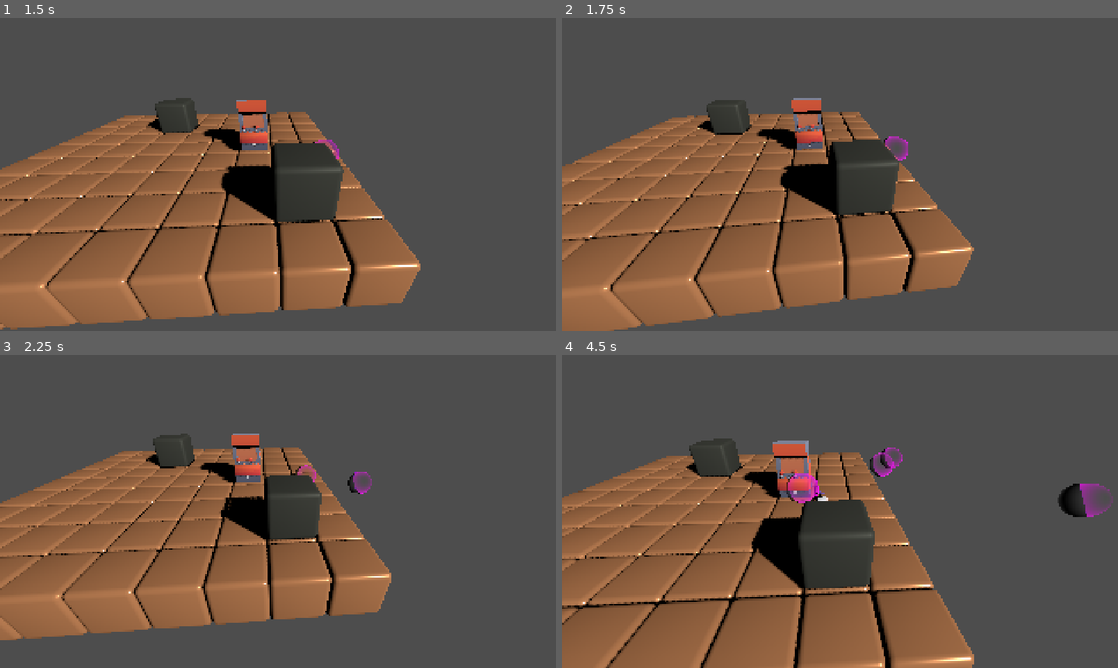
Above: before the commit, frames 1-4 (two rows, left to right).
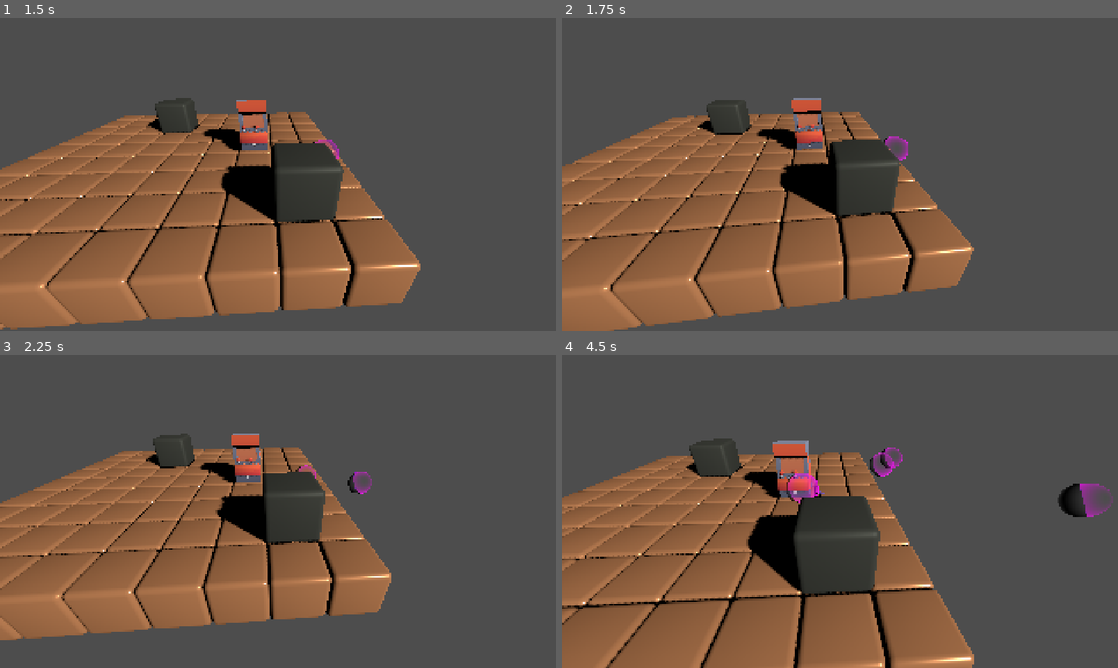
Above: after the commit, the same moments.

Repository: balidani/BobaPop
Game: Godot game, scene res://scenes/main.tscn
Same seed, same stepped clock (60 frames per second), same inputs: the game is played once before the commit and once after it.
Inputs:
- Up to frame 1 (1.5 s): hold D (move_right) 0.53-1.28 s; tap Down (camera_down) at 0.6 s; tap Space (jump) at 0.77 s; hold S (move_back) from 1.28 s (still down); tap Left (camera_left) at 1.35 s
- Up to frame 2 (1.75 s): keep holding S (move_back); tap Space (jump) at 1.52 s
- Up to frame 3 (2.25 s): release S (move_back) at 2.03 s; hold D (move_right) from 2.03 s (still down); tap Right (camera_right) at 2.1 s
- Up to frame 4 (4.5 s): release D (move_right) at 2.78 s; hold W (move_forward) 2.78-3.53 s; tap Up (camera_up) at 2.85 s; tap Space (jump) at 3.02, 3.77 s; hold A (move_left) from 3.53 s (still down); tap Down (camera_down) at 3.6 s; tap Left (camera_left) at 4.35 s

Frame 1 is identical in both runs. In frame 2, 0.2% of the frame differs, in the area x 39-61%, y 38-64%; in frame 3, 0.6%; in frame 4, 1.2%, in the area x 33-58%, y 45-78%.
Error after the commit: Parse Error: Could not find type "SiONDriver" in the current scope. (res://src/synth/MusicPlayer.gd:46)

Commit message:
Use synth in the world

Diff:
--- a/project.godot
+++ b/project.godot
@@ -21,6 +21,7 @@
 [autoload]
 
 Audio="*res://scripts/audio.gd"
+Synth="*res://scripts/synth.gd"
 
 [display]
 
--- a/scenes/main.tscn
+++ b/scenes/main.tscn
@@ -1,7 +1,16 @@
-[gd_scene load_steps=2 format=3 uid="uid://bqqgyqafm7xwp"]
+[gd_scene load_steps=3 format=3 uid="uid://bqqgyqafm7xwp"]
 
-[ext_resource type="PackedScene" path="res://src/isometric_main/CharacterMain.tscn" id="1_85ukx"]
+[ext_resource type="PackedScene" uid="uid://bwb6lhd0cj5ck" path="res://src/isometric_main/CharacterMain.tscn" id="1_85ukx"]
+
+[sub_resource type="GDScript" id="GDScript_oby3i"]
+script/source = "extends Node3D
+
+# Called every frame. 'delta' is the elapsed time since the previous frame.
+func _process(delta: float) -> void:
+	pass
+"
 
 [node name="Main" type="Node3D"]
 
 [node name="IsometricMain" parent="." instance=ExtResource("1_85ukx")]
+script = SubResource("GDScript_oby3i")
--- /dev/null
+++ b/scripts/synth.gd
@@ -0,0 +1,14 @@
+extends Node
+
+var player: MusicPlayer
+
+# Called when the node enters the scene tree for the first time.
+func _ready() -> void:
+
+	player = MusicPlayer.new(self)
+	player.initialize()
+	player.start_streaming()
+	player.change_filter(2)
+	player.change_filter_power(20)
+
+	player.change_instrument(9)
--- a/src/isometric_main/CharacterMain.tscn
+++ b/src/isometric_main/CharacterMain.tscn
@@ -1,5 +1,6 @@
-[gd_scene load_steps=6 format=3 uid="uid://bwb6lhd0cj5ck"]
-
+[gd_scene load_steps=7 format=3 uid="uid://bwb6lhd0cj5ck"]
+
+[ext_resource type="Script" path="res://src/isometric_main/character_main.gd" id="1_54aih"]
 [ext_resource type="PackedScene" uid="uid://cmd8l7xjwjon3" path="res://src/tile_obstacle/tile_obstacle.tscn" id="1_xxr6a"]
 [ext_resource type="PackedScene" uid="uid://b6grmbjqf822v" path="res://src/tile_default/tile_default.tscn" id="2_8d666"]
 [ext_resource type="PackedScene" uid="uid://bw6l3nhchpkjs" path="res://src/repeater_obstacle/repeater_obstacle.tscn" id="2_i7208"]
@@ -7,6 +8,7 @@
 [ext_resource type="Script" path="res://scripts/view.gd" id="4_6qmwc"]
 
 [node name="IsometricMain" type="Node3D"]
+script = ExtResource("1_54aih")
 
 [node name="DirectionalLight3D" type="DirectionalLight3D" parent="."]
 transform = Transform3D(0.707107, -0.353553, 0.612372, 0, 0.866026, 0.5, -0.707107, -0.353553, 0.612372, 0, 6, 0)
--- a/src/repeater_obstacle/repeater_obstacle.gd
+++ b/src/repeater_obstacle/repeater_obstacle.gd
@@ -8,6 +8,11 @@
 var BouncyBubbleScene = preload("res://src/bubble_path/bubble_path.tscn")
 
 var count = 0
+
+# Called every frame. 'delta' is the elapsed time since the previous frame.
+func _process(delta: float) -> void:
+	pass
+
 
 func bounce(_bubble):
 	if count < 2:
--- a/test/synth_test/globals/MusicPlayer.gd
+++ b/src/synth/MusicPlayer.gd
@@ -175,7 +175,7 @@
 	_update_filter()
 	filter_changed.emit()
 
-# A value from 0 to 100
+
 func change_filter_power(value: int) -> void:
 	_active_filter_power = clampi(value, 0, 100)
 
--- a/src/tile_obstacle/tile_obstacle.gd
+++ b/src/tile_obstacle/tile_obstacle.gd
@@ -1,11 +1,11 @@
 extends StaticBody3D
 class_name TileObstacle
-
 
 @onready var _ap : AnimationPlayer = $AnimationPlayer
 @onready var _asp : AudioStreamPlayer3D = $AudioStreamPlayer3D
 
 
-func bounce(_bubble):
-	_asp.play(0.0)
-	_ap.play("bounce")
+func bounce(_bubble: BouncyBubble):
+	#_asp.play(0.0)
+	#_ap.play("bounce")
+	Synth.player.play_note(440 * abs(_bubble.linear_velocity.x))
--- a/test/synth_test/synth_test.gd
+++ b/test/synth_test/synth_test.gd
@@ -8,10 +8,10 @@
 
 	music_player.initialize()
 	music_player.start_streaming()
+	music_player.change_filter(2)
+	music_player.change_filter_power(20)
 
 	music_player.change_instrument(9)
-	music_player.change_filter(2)
-	music_player.change_filter_power(20)
 
 	music_player.play_note(440)
 
Renamed: test/synth_test/player/Drumkit.gd -> src/synth/Drumkit.gd
Renamed: test/synth_test/player/Instrument.gd -> src/synth/Instrument.gd
Renamed: test/synth_test/globals/VoiceManager.gd -> src/synth/VoiceManager.gd
